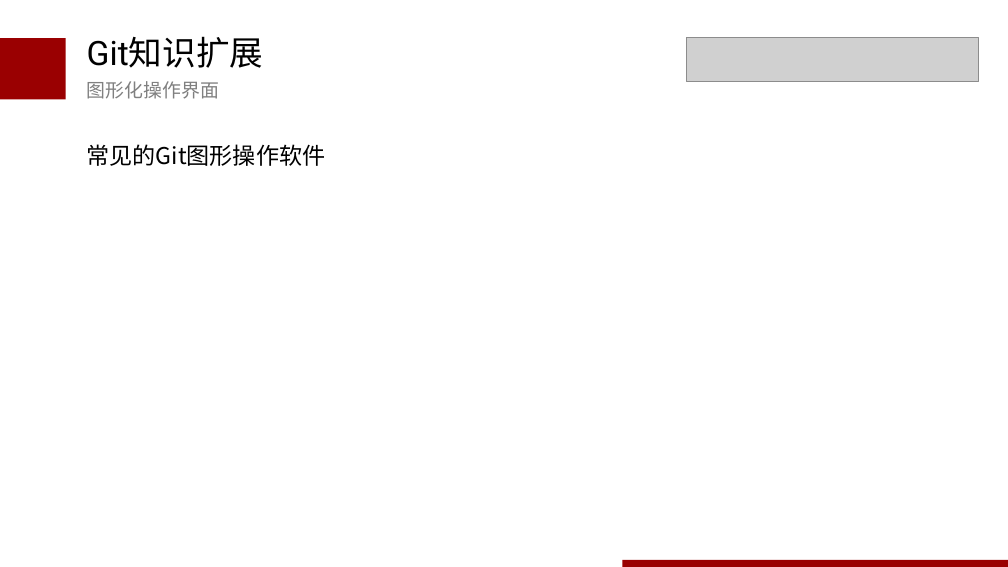
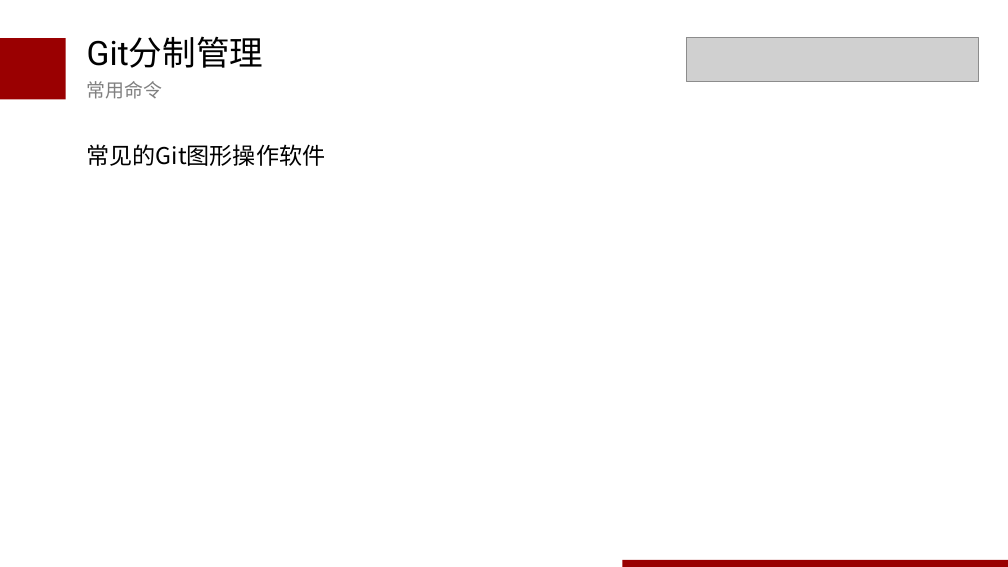
Before and after one commit to wudaoxi1100/blog, a slide deck: slide 31 of ppt/git介绍0325.pptx (slide 23 before the commit). Drawn at 1008x567 pixels with LibreOffice and Linux fonts; fonts in the diff are those of the drawing; grey boxes stand for pictures. Boxes give left, top, right and bottom in pixels: in the first picture for what was removed or moved away, otherwise in the second. Text is boxed around its words. In the diff, an @@ line names an element or a change of style, - is before the commit and + after.

```diff
--- a/ppt/git介绍0325.pptx
+++ b/ppt/git介绍0325.pptx
@@ text at [87, 36, 264, 68]: text changed @@
-Git知识扩展
+Git分制管理
@@ text at [87, 81, 163, 99]: text changed @@
-图形化操作界面
+常用命令
```
Also in this commit, not shown: 3 other slides changed, 11 slides added, 1 other file.
